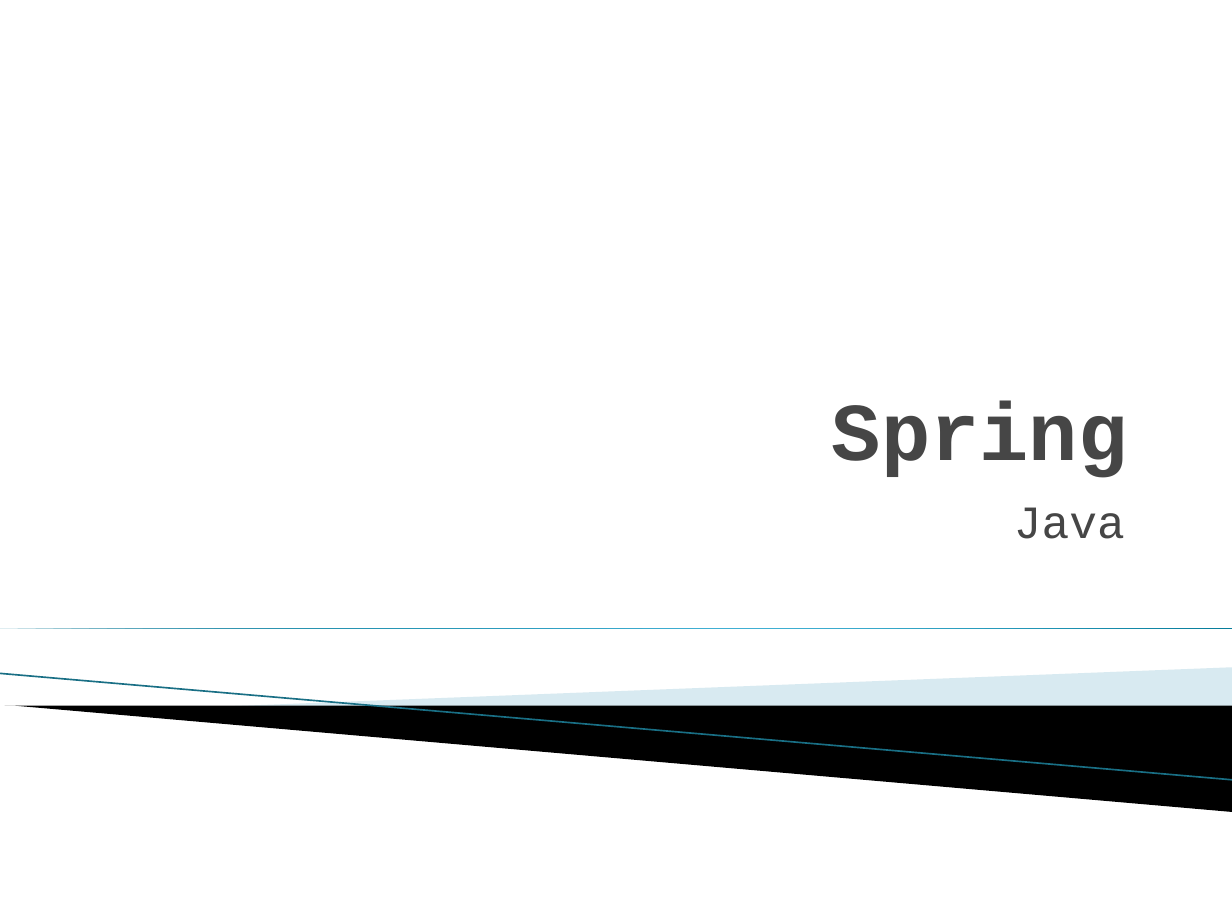
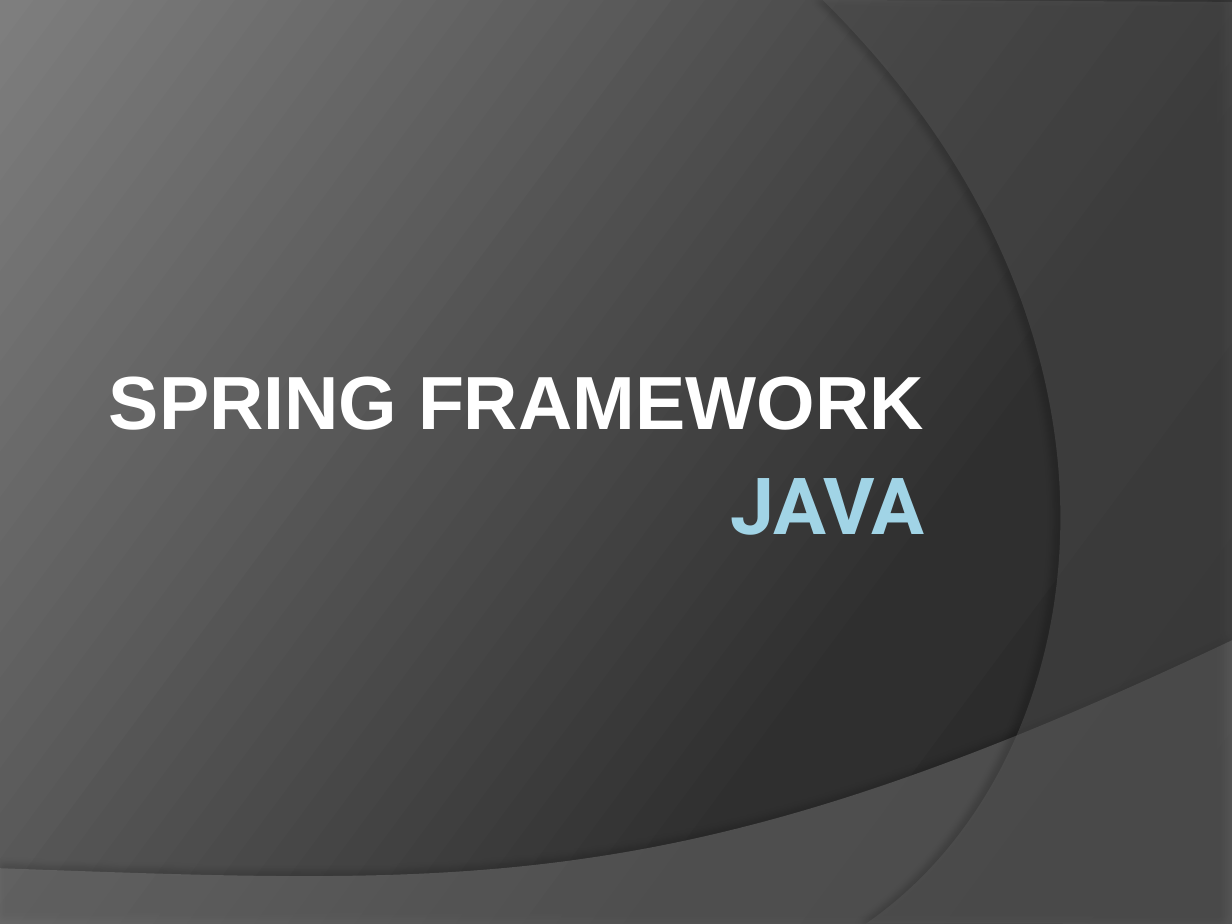
Before and after one commit to PusHGoD/DemoSpring, a slide deck: slide 1 of Spring.pptx. Drawn at 1232x924 pixels with LibreOffice and Linux fonts; fonts in the diff are those of the drawing; background and template pictures are left out. Boxes give left, top, right and bottom in pixels: in the first picture for what was removed or moved away, otherwise in the second. Text is boxed around its words. In the diff, an @@ line names an element or a change of style, - is before the commit and + after.

```diff
--- a/Spring.pptx
+++ b/Spring.pptx
@@ background #FFFFFF to gradient #282828 to #2F2F2F to #7E7E7E @@
@@ freeform shape added at (823,0,1232,924), fill #5E5E5E at 40% opacity @@
@@ subtitle at (109,376,924,430): text changed; size 48 to 44 pt; font Courier New to Arial; text colour #464646 to #FFFFFF @@
-Spring
+SPRING FRAMEWORK
@@ title at (730,478,925,535): text changed; size 27 to 46 pt; font Courier New to Roboto; text colour #464646 to gradient #A1D4E7 to #58808D; bold on @@
-Java
+JAVA
@@ right triangle removed at (0,628,1232,628) @@
@@ freeform shape: place and size @@
-freeform shape at (5,706,1232,812)
+freeform shape at (0,641,1232,924)
@@ freeform shape at (0,641,1232,924): fill #000000 to #7F7F7F at 45% opacity; shadow on @@
@@ line removed from (0, 674) to (1232, 780) @@
@@ freeform shape removed at (228,668,1232,733) @@
```
Also in this commit, not shown: 3 other slides changed, 3 slides added, 12 slides removed.
